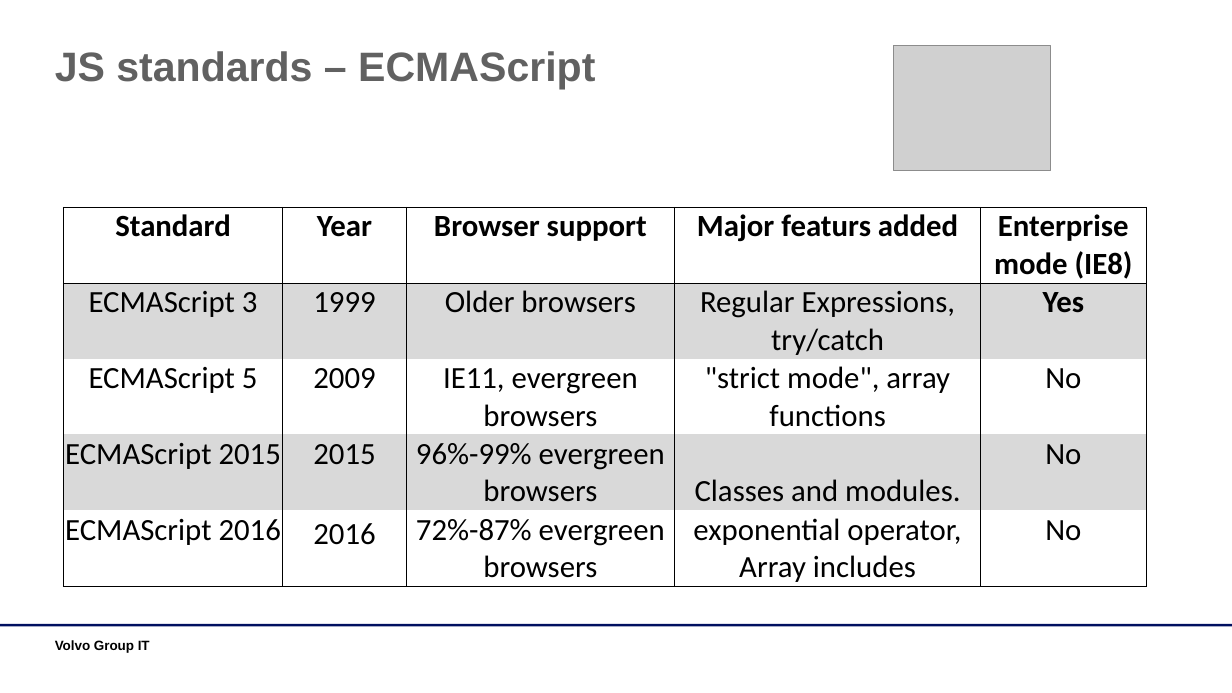
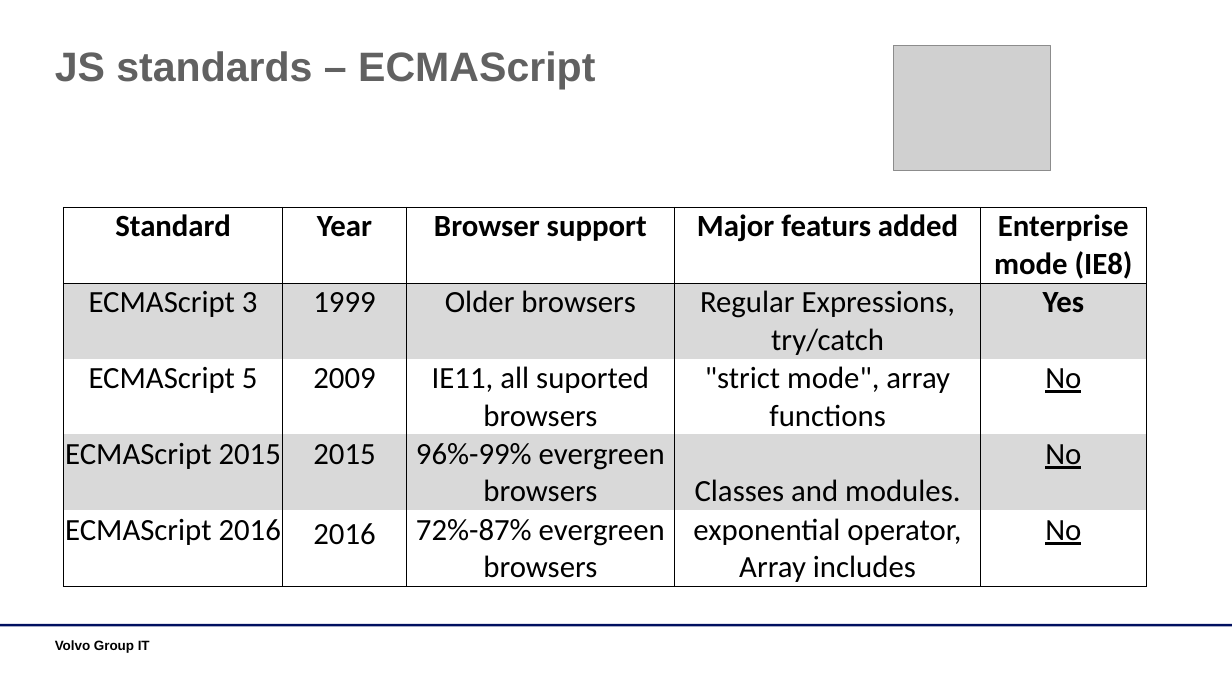
Before and after one commit to dankrz/JsTraining, a slide deck: slide 17 of JsTraining-presentation/JS Training.pptx. Drawn at 1232x693 pixels with LibreOffice and Linux fonts; fonts in the diff are those of the drawing; grey boxes stand for pictures; background and template pictures are left out. Boxes give left, top, right and bottom in pixels: in the first picture for what was removed or moved away, otherwise in the second. Text is boxed around its words. In the diff, an @@ line names an element or a change of style, - is before the commit and + after.

```diff
--- a/JsTraining-presentation/JS Training.pptx
+++ b/JsTraining-presentation/JS Training.pptx
@@ table at bbox=[64, 207, 1146, 586] @@
-row 3, column 3: IE11, evergreen browsers
+row 3, column 3: IE11, all suported browsers
@@ underline on in "No", "No", "No" @@
```
Also in this commit, not shown: 10 other slides changed, 3 other files.
